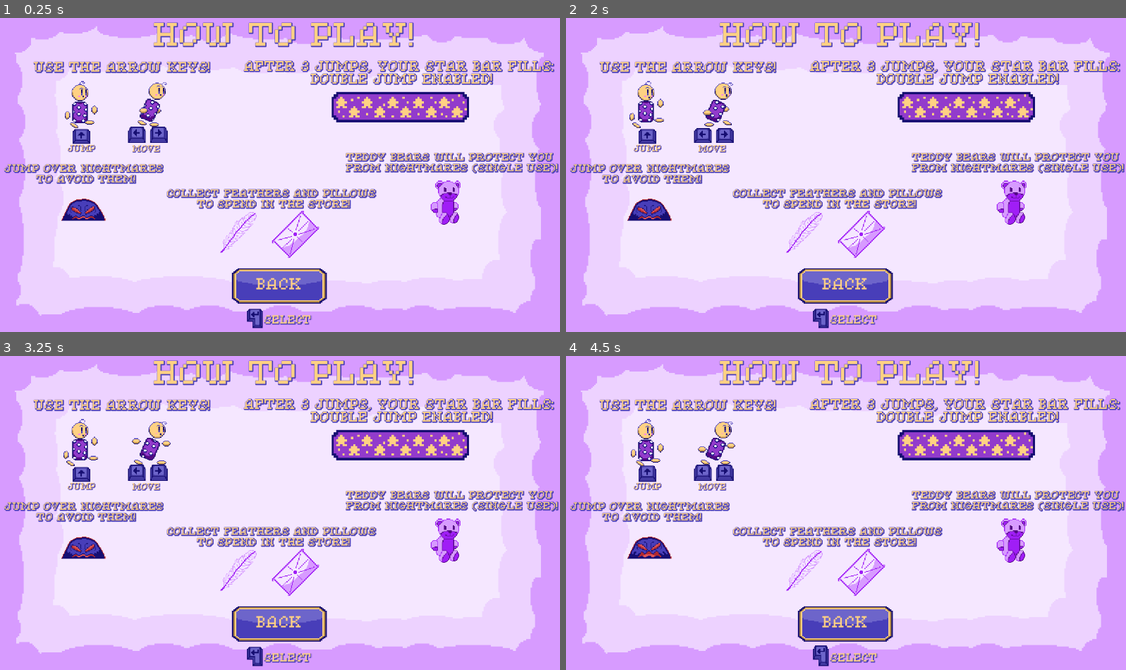
Above: before the commit, frames 1-4 (two rows, left to right).
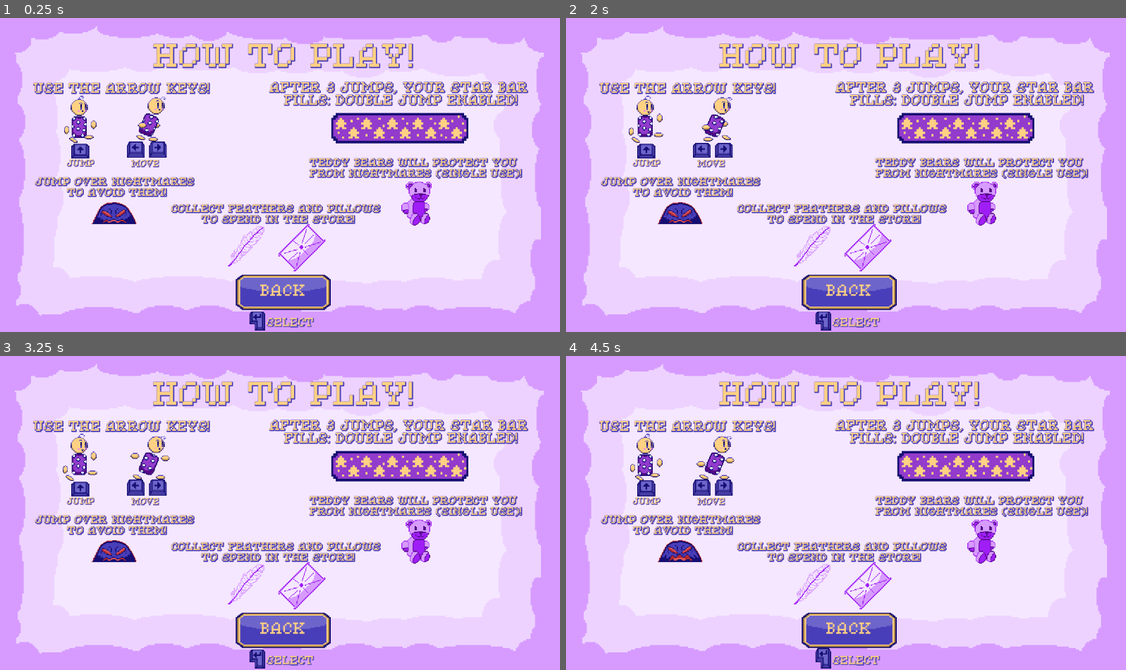
Above: after the commit, the same moments.

Repository: jacio-m/DreamRunner
Game: Godot game, scene res://HUD/tutorial.tscn
The game is run twice, just before and just after one commit, with the same random seed, the same clock (stepped at 60 frames per second) and the same inputs. This scene is started directly instead of the project's main scene.
Inputs:
- Up to frame 1 (0.25 s): no input
- Up to frame 2 (2 s): hold Right (ui_right) from 0.53 s (still down); tap Up (ui_up) at 0.77, 1.52 s
- Up to frame 3 (3.25 s): release Right (ui_right) at 2.03 s; hold Left (ui_left) 2.03-2.78 s; hold Right (ui_right) from 2.78 s (still down); tap Up (ui_up) at 3.02 s
- Up to frame 4 (4.5 s): tap Up (ui_up) at 3.77 s; release Right (ui_right) at 4.28 s; hold Left (ui_left) from 4.28 s (still down)

The runs differ from the first frame. In frame 1, 27% of the frame differs, in the area x 0-100%, y 1-100%; in frame 2, 27%; in frame 3, 27%; in frame 4, 27%.

Commit message:
Tutorial Screen Adjustments and Play SFX function
Made some adjustments to the tutorial screen to better fit the new sprite, and added a function to MusicManager for playing SFX

Diff:
--- a/HUD/tutorial.tscn
+++ b/HUD/tutorial.tscn
@@ -190,10 +190,10 @@
 anchors_preset = 5
 anchor_left = 0.5
 anchor_right = 0.5
-offset_left = -253.0
-offset_top = 17.0
-offset_right = 281.0
-offset_bottom = 300.0
+offset_left = -254.0
+offset_top = 60.0
+offset_right = 280.0
+offset_bottom = 343.0
 grow_horizontal = 2
 theme_override_colors/font_color = Color(1, 0.819608, 0.513726, 1)
 theme_override_colors/font_shadow_color = Color(0.282353, 0.243137, 0.72549, 1)
@@ -206,10 +206,10 @@
 anchors_preset = 5
 anchor_left = 0.5
 anchor_right = 0.5
-offset_left = -498.0
-offset_top = 97.0
-offset_right = -134.0
-offset_bottom = 138.0
+offset_left = -499.0
+offset_top = 140.0
+offset_right = -135.0
+offset_bottom = 181.0
 grow_horizontal = 2
 theme_override_colors/font_color = Color(1, 0.819608, 0.513726, 1)
 theme_override_colors/font_shadow_color = Color(0.282353, 0.243137, 0.72549, 1)
@@ -222,18 +222,18 @@
 anchors_preset = 5
 anchor_left = 0.5
 anchor_right = 0.5
-offset_left = -69.0
-offset_top = 95.0
-offset_right = 576.0
-offset_bottom = 170.0
+offset_left = -70.0
+offset_top = 138.0
+offset_right = 575.0
+offset_bottom = 213.0
 grow_horizontal = 2
 theme_override_colors/font_color = Color(1, 0.819608, 0.513726, 1)
 theme_override_colors/font_shadow_color = Color(0.282353, 0.243137, 0.72549, 1)
 theme_override_constants/shadow_outline_size = 6
 theme_override_fonts/font = ExtResource("3_bir4d")
 theme_override_font_sizes/font_size = 25
-text = "AFTER 3 JUMPS, YOUR STAR BAR FILLS:
-DOUBLE JUMP ENABLED!
+text = "AFTER 3 JUMPS, YOUR STAR BAR
+FILLS: DOUBLE JUMP ENABLED!
 "
 horizontal_alignment = 1
 
@@ -241,10 +241,10 @@
 anchors_preset = 5
 anchor_left = 0.5
 anchor_right = 0.5
-offset_left = -599.0
-offset_top = 305.0
-offset_right = -183.0
-offset_bottom = 354.0
+offset_left = -536.0
+offset_top = 332.0
+offset_right = -120.0
+offset_bottom = 381.0
 grow_horizontal = 2
 theme_override_colors/font_color = Color(1, 0.819608, 0.513726, 1)
 theme_override_colors/font_shadow_color = Color(0.282353, 0.243137, 0.72549, 1)
@@ -259,10 +259,10 @@
 anchors_preset = 5
 anchor_left = 0.5
 anchor_right = 0.5
-offset_left = -280.0
-offset_top = 356.0
-offset_right = 264.0
-offset_bottom = 431.0
+offset_left = -271.0
+offset_top = 387.0
+offset_right = 273.0
+offset_bottom = 462.0
 grow_horizontal = 2
 theme_override_colors/font_color = Color(1, 0.819608, 0.513726, 1)
 theme_override_colors/font_shadow_color = Color(0.282353, 0.243137, 0.72549, 1)
@@ -278,10 +278,10 @@
 anchors_preset = 5
 anchor_left = 0.5
 anchor_right = 0.5
-offset_left = 84.0
-offset_top = 282.0
-offset_right = 628.0
-offset_bottom = 357.0
+offset_left = 10.0
+offset_top = 293.0
+offset_right = 554.0
+offset_bottom = 368.0
 grow_horizontal = 2
 theme_override_colors/font_color = Color(1, 0.819608, 0.513726, 1)
 theme_override_colors/font_shadow_color = Color(0.282353, 0.243137, 0.72549, 1)
@@ -298,10 +298,10 @@
 anchor_top = 0.5
 anchor_right = 0.5
 anchor_bottom = 0.5
-offset_left = -94.0
-offset_top = 155.0
-offset_right = 100.0
-offset_bottom = 300.0
+offset_left = -86.0
+offset_top = 168.0
+offset_right = 108.0
+offset_bottom = 313.0
 grow_horizontal = 2
 grow_vertical = 2
 mouse_filter = 2
@@ -320,10 +320,10 @@
 pitch_scale = 2.99
 
 [node name="ConfirmLabel" type="Label" parent="."]
-offset_left = 548.0
-offset_top = 614.0
-offset_right = 623.0
-offset_bottom = 639.0
+offset_left = 553.0
+offset_top = 619.0
+offset_right = 628.0
+offset_bottom = 644.0
 scale = Vector2(1.3, 1.3)
 theme_override_colors/font_color = Color(1, 0.819608, 0.513726, 1)
 theme_override_colors/font_shadow_color = Color(0.282353, 0.243137, 0.72549, 1)
@@ -337,10 +337,10 @@
 animation = &"Enter Key"
 
 [node name="JumpLabel" type="Label" parent="."]
-offset_left = 147.0
-offset_top = 266.0
-offset_right = 204.0
-offset_bottom = 289.0
+offset_left = 145.0
+offset_top = 296.0
+offset_right = 202.0
+offset_bottom = 319.0
 theme_override_colors/font_color = Color(1, 0.819608, 0.513726, 1)
 theme_override_colors/font_shadow_color = Color(0.282353, 0.243137, 0.72549, 1)
 theme_override_constants/shadow_outline_size = 3
@@ -348,22 +348,22 @@
 text = "JUMP"
 
 [node name="UpKey" type="AnimatedSprite2D" parent="."]
-position = Vector2(174.5, 247)
+position = Vector2(172.5, 277)
 scale = Vector2(1.5, 1.5)
 sprite_frames = SubResource("SpriteFrames_5j066")
 animation = &"Up Key"
 
 [node name="ChildJump" type="AnimatedSprite2D" parent="."]
-position = Vector2(173, 184)
+position = Vector2(171, 214)
 scale = Vector2(1.5, 1.5)
 sprite_frames = SubResource("SpriteFrames_pdjei")
 frame_progress = 0.295717
 
 [node name="RunLabel" type="Label" parent="."]
-offset_left = 279.0
-offset_top = 267.0
-offset_right = 336.0
-offset_bottom = 290.0
+offset_left = 277.0
+offset_top = 297.0
+offset_right = 334.0
+offset_bottom = 320.0
 theme_override_colors/font_color = Color(1, 0.819608, 0.513726, 1)
 theme_override_colors/font_shadow_color = Color(0.282353, 0.243137, 0.72549, 1)
 theme_override_constants/outline_size = 0
@@ -372,31 +372,31 @@
 text = "MOVE"
 
 [node name="LeftKey" type="AnimatedSprite2D" parent="."]
-position = Vector2(288, 245.5)
+position = Vector2(286, 275.5)
 scale = Vector2(1.5, 1.5)
 sprite_frames = SubResource("SpriteFrames_8ilqp")
 animation = &"Left Key"
 frame_progress = 0.799457
 
 [node name="RightKey" type="AnimatedSprite2D" parent="."]
-position = Vector2(333, 245.5)
+position = Vector2(331, 275.5)
 scale = Vector2(1.5, 1.5)
 sprite_frames = SubResource("SpriteFrames_1owce")
 animation = &"Right Key"
 frame_progress = 0.549647
 
 [node name="ChildRun" type="AnimatedSprite2D" parent="."]
-position = Vector2(318, 181)
+position = Vector2(316, 211)
 scale = Vector2(1.5, 1.5)
 sprite_frames = SubResource("SpriteFrames_nuewf")
 animation = &"Running"
 frame_progress = 0.00748152
 
 [node name="DoubleJump" type="TextureProgressBar" parent="."]
-offset_left = 686.0
-offset_top = 158.0
-offset_right = 966.0
-offset_bottom = 220.0
+offset_left = 685.0
+offset_top = 201.0
+offset_right = 965.0
+offset_bottom = 263.0
 min_value = 100.0
 value = 100.0
 nine_patch_stretch = true
@@ -404,22 +404,22 @@
 texture_progress = ExtResource("31_oejj4")
 
 [node name="ShadowIdle" type="AnimatedSprite2D" parent="."]
-position = Vector2(180, 373)
+position = Vector2(243, 380)
 scale = Vector2(1.5, 1.5)
 sprite_frames = SubResource("SpriteFrames_kbh5l")
 animation = &"Shadow Idle"
 
 [node name="Teddy" type="Sprite2D" parent="."]
-position = Vector2(921, 384)
+position = Vector2(861, 386)
 scale = Vector2(1.5, 1.5)
 texture = ExtResource("34_gu8na")
 
 [node name="Feather" type="Sprite2D" parent="."]
-position = Vector2(494, 444)
+position = Vector2(510, 472)
 scale = Vector2(1.5, 1.5)
 texture = ExtResource("35_fc01w")
 
 [node name="Pillow" type="Sprite2D" parent="."]
-position = Vector2(612, 449)
+position = Vector2(625, 476)
 scale = Vector2(1.5, 1.5)
 texture = ExtResource("36_eacv7")
--- a/Sounds/music_manager.gd
+++ b/Sounds/music_manager.gd
@@ -1,7 +1,9 @@
 extends Node
 
 @onready var musicPlayer = $MusicPlayer
+@onready var SFXPlayer
 var current_track : String = ""
+var current_sfx: String = ""
 
 func play_music(path : String):
 	if current_track == path:
@@ -10,3 +12,10 @@
 	musicPlayer.stream = load(path)
 	musicPlayer.stream.loop = true
 	musicPlayer.play()
+
+func play_SFX(path: String):
+	if current_sfx == path:
+		return
+	current_sfx = path
+	SFXPlayer.stream = load(path)
+	SFXPlayer.play()
--- a/Sounds/music_manager.tscn
+++ b/Sounds/music_manager.tscn
@@ -7,3 +7,5 @@
 
 [node name="MusicPlayer" type="AudioStreamPlayer" parent="."]
 process_mode = 3
+
+[node name="SFXPlayer" type="AudioStreamPlayer" parent="."]
